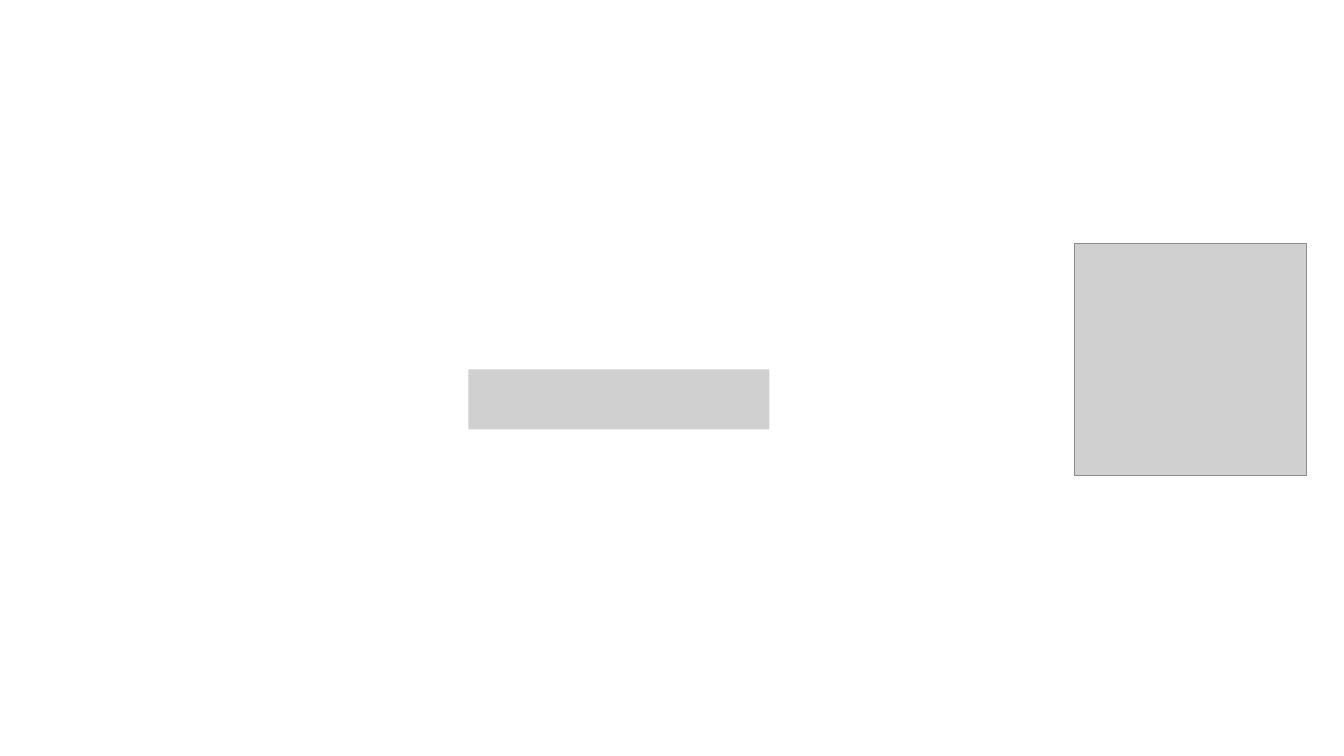
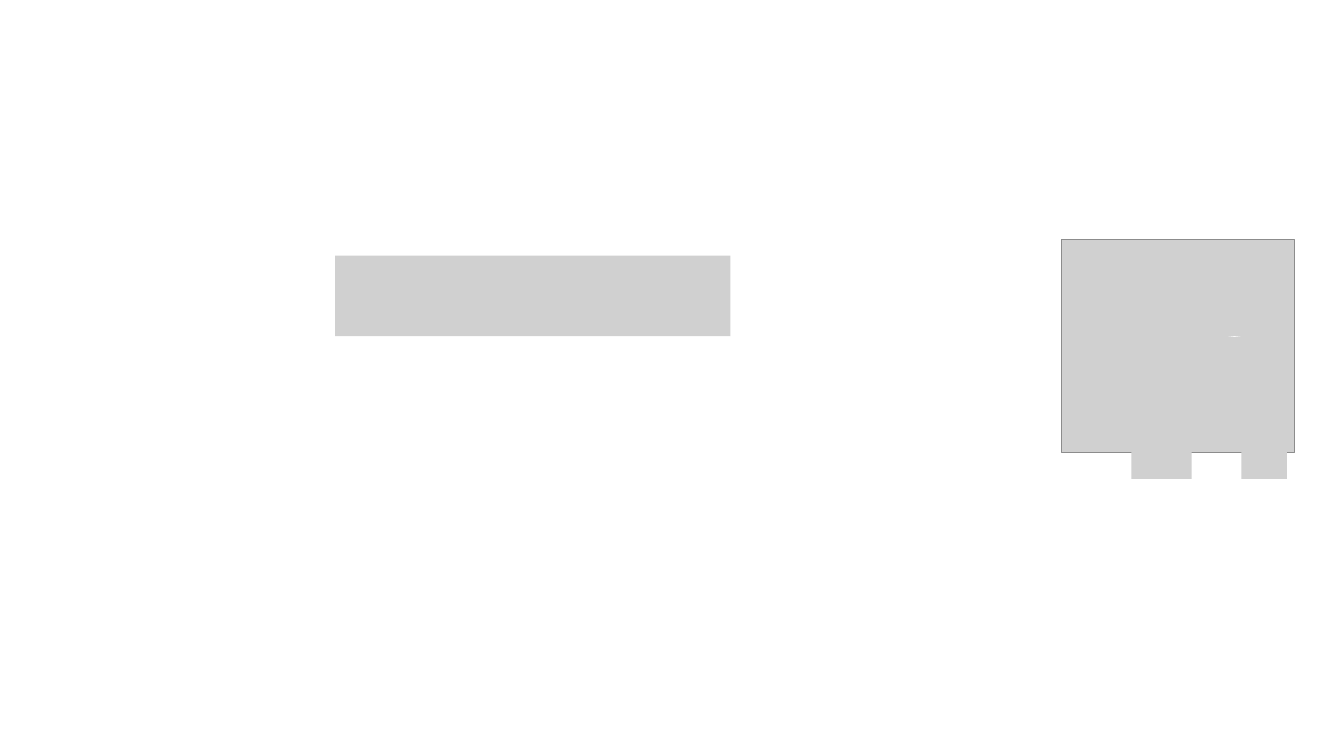
Before and after one commit to caitberry/atomic-clock, a slide deck: slide 10 of st-interp/clock-interpolation-pres-jan26.pptx (slide 8 before the commit). Drawn at 1344x756 pixels with LibreOffice and Linux fonts; fonts in the diff are those of the drawing; grey boxes stand for pictures; background and template pictures are left out. Boxes give left, top, right and bottom in pixels: in the first picture for what was removed or moved away, otherwise in the second. Text is boxed around its words. In the diff, an @@ line names an element or a change of style, - is before the commit and + after.

Commit message:
finish clock-interpolation-pres and interpolation_resport

```diff
--- a/st-interp/clock-interpolation-pres-jan26.pptx
+++ b/st-interp/clock-interpolation-pres-jan26.pptx
@@ picture added at (x1=336, y1=256, x2=731, y2=337) @@
@@ picture resized from (x1=1075, y1=243, x2=1308, y2=476) to (x1=1062, y1=240, x2=1295, y2=453) @@
@@ picture removed at (x1=469, y1=369, x2=769, y2=430) @@
@@ picture added at (x1=1132, y1=442, x2=1193, y2=479) @@
@@ picture added at (x1=1242, y1=442, x2=1288, y2=479) @@
```
Also in this commit, not shown: 7 other slides changed, 5 slides added, 1 other file.
